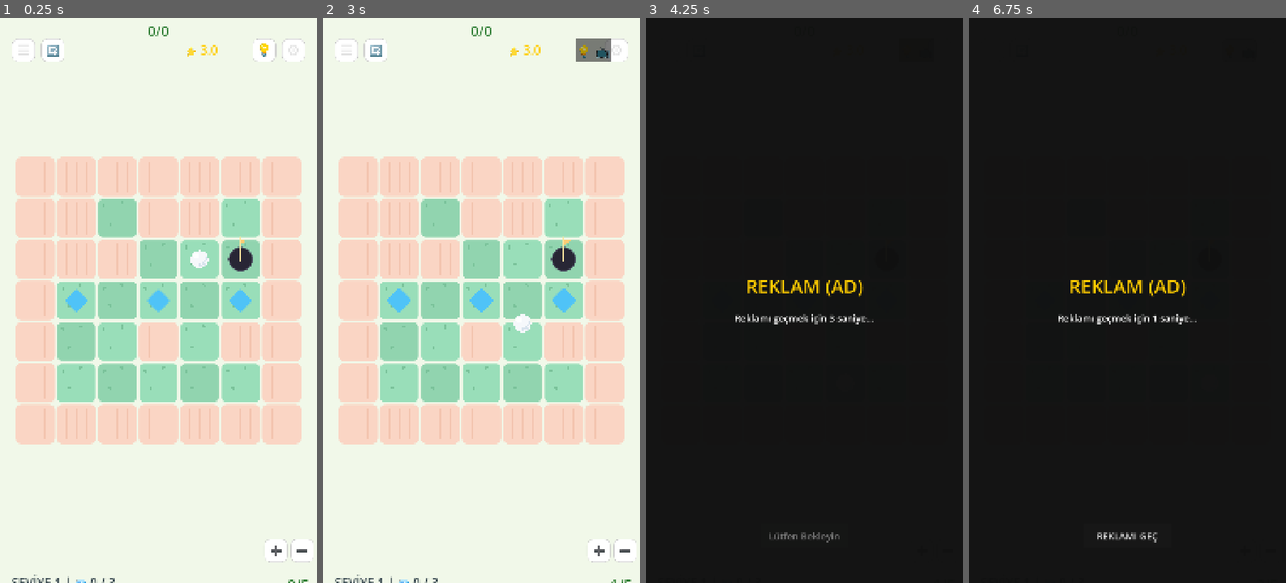
Above: before the commit, frames 1-4 (left to right).
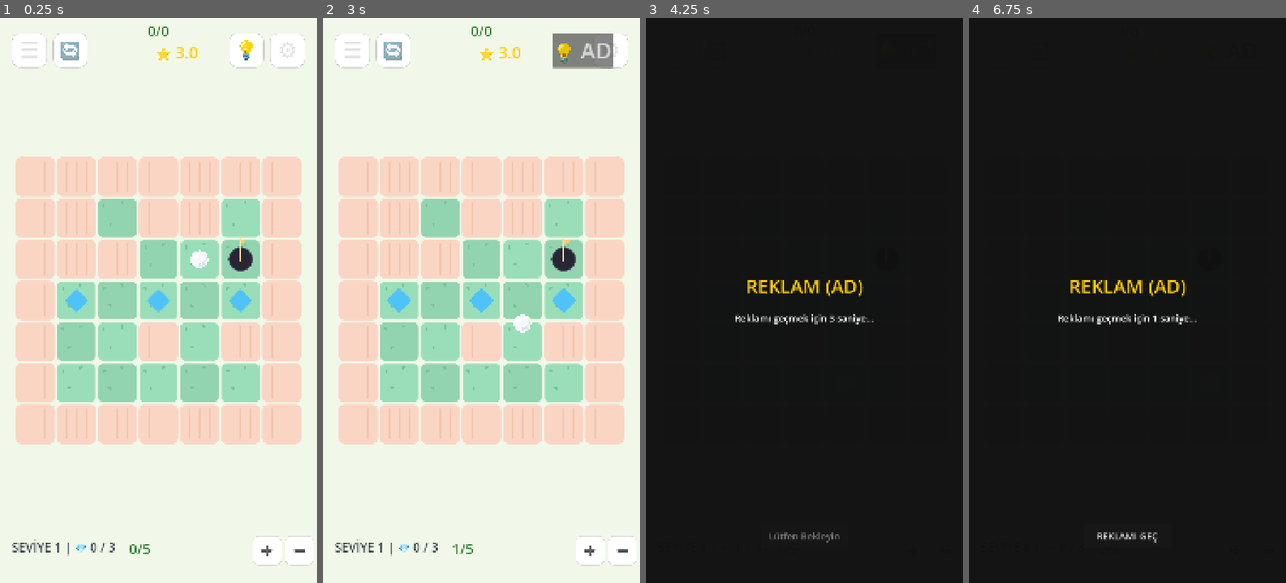
Above: after the commit, the same moments.

Repository: gkesebir/slidegolf
Game: Godot game, scene res://scenes/Main.tscn
The game is run twice, just before and just after one commit, with the same random seed, the same clock (stepped at 60 frames per second) and the same inputs.
Inputs (mouse positions are in pixels of both pictures, inside the frame that each line leads up to):
- Up to frame 1 (0.25 s): no input
- Up to frame 2 (3 s): click "🔄" at 0.5 s; click "☰" at 1.25 s; click "⚙️" at 2 s; click "💡" at 2.75 s
- Up to frame 3 (4.25 s): click "💡 📺" (after the commit: "💡 AD") at 3.5 s
- Up to frame 4 (6.75 s): click "➕" at 4.25 s; click "➖" at 5 s; move the mouse to (1197, 272) at 5.77 s; hold Right (ui_right) 5.78-6.5 s; click (1197, 272) at 5.92 s; tap Enter at 6.5 s; drag from (1064, 328) to (1111, 413) at 6.52 s

The runs differ from the first frame. In frame 1, 1.5% of the frame differs, in the area x 3-99%, y 2-100%; in frame 2, 2.2%; in frame 3, less than 0.1%; in frame 4, less than 0.1%.

Commit message:
fix: victory screen layout, pc zoom, top bar buttons size, ad text, and ghost swipe bug

Diff:
--- a/scripts/Ball.gd
+++ b/scripts/Ball.gd
@@ -54,6 +54,7 @@
 	grid_manager = grid_mgr
 	game_manager = game_mgr
 
+	is_swiping = false
 	crossed_fragile_tiles.clear()
 
 	# Apply standard ball profile directly
@@ -121,6 +122,19 @@
 			cam.zoom += Vector2(zoom_change, zoom_change)
 			cam.zoom = cam.zoom.clamp(Vector2(0.3, 0.3), Vector2(2.0, 2.0))
 		return
+
+	# Mouse wheel zoom
+	if event is InputEventMouseButton:
+		var cam = get_node_or_null("/root/Main/MainCamera")
+		if cam:
+			if event.button_index == MOUSE_BUTTON_WHEEL_UP:
+				cam.zoom += Vector2(0.1, 0.1)
+				cam.zoom = cam.zoom.clamp(Vector2(0.3, 0.3), Vector2(2.0, 2.0))
+				return
+			elif event.button_index == MOUSE_BUTTON_WHEEL_DOWN:
+				cam.zoom -= Vector2(0.1, 0.1)
+				cam.zoom = cam.zoom.clamp(Vector2(0.3, 0.3), Vector2(2.0, 2.0))
+				return
 
 	if event is InputEventMouseButton or event is InputEventScreenTouch:
 		if event.pressed:
--- a/scripts/GameManager.gd
+++ b/scripts/GameManager.gd
@@ -76,16 +76,16 @@
 		diamond_label = Label.new()
 		diamond_label.name = "DiamondLabel"
 		diamond_label.set_anchors_and_offsets_preset(Control.PRESET_CENTER_LEFT)
-		diamond_label.position = Vector2(40, 110 - 30)
+		diamond_label.position = Vector2(40, -40) # Relative to center
 		diamond_label.add_theme_font_size_override("font_size", 42)
 		diamond_label.add_theme_color_override("font_color", Color("37474f"))
 		bottom_bar.add_child(diamond_label)
 
-		# Move Label (moved to BottomBar, created dynamically now)
+		# Move Label (moved to BottomBar)
 		move_label = Label.new()
 		move_label.name = "MoveLabel"
 		move_label.set_anchors_and_offsets_preset(Control.PRESET_CENTER)
-		move_label.position = Vector2(540 - 100, 110 - 30)
+		move_label.position = Vector2(-100, -40) # Relative to center
 		move_label.add_theme_font_size_override("font_size", 48)
 		move_label.add_theme_color_override("font_color", Color("2e7d32"))
 		move_label.horizontal_alignment = HORIZONTAL_ALIGNMENT_CENTER
@@ -102,8 +102,9 @@
 		var zoom_in_btn = Button.new()
 		zoom_in_btn.text = "➕"
 		zoom_in_btn.add_theme_font_size_override("font_size", 40)
-		zoom_in_btn.position = Vector2(1080 - 180, 110 - 40)
-		zoom_in_btn.size = Vector2(80, 80)
+		zoom_in_btn.set_anchors_and_offsets_preset(Control.PRESET_CENTER_RIGHT)
+		zoom_in_btn.position = Vector2(-220, -50)
+		zoom_in_btn.size = Vector2(100, 100)
 		zoom_in_btn.add_theme_stylebox_override("normal", s_style)
 		zoom_in_btn.pressed.connect(_zoom_in)
 		bottom_bar.add_child(zoom_in_btn)
@@ -111,54 +112,61 @@
 		var zoom_out_btn = Button.new()
 		zoom_out_btn.text = "➖"
 		zoom_out_btn.add_theme_font_size_override("font_size", 40)
-		zoom_out_btn.position = Vector2(1080 - 90, 110 - 40)
-		zoom_out_btn.size = Vector2(80, 80)
+		zoom_out_btn.set_anchors_and_offsets_preset(Control.PRESET_CENTER_RIGHT)
+		zoom_out_btn.position = Vector2(-110, -50)
+		zoom_out_btn.size = Vector2(100, 100)
 		zoom_out_btn.add_theme_stylebox_override("normal", s_style)
 		zoom_out_btn.pressed.connect(_zoom_out)
 		bottom_bar.add_child(zoom_out_btn)
 
-		# TopBar Buttons
+		# TopBar Buttons (+50% size: 80x80 -> 120x120)
+		var t_style = s_style.duplicate()
+		t_style.corner_radius_top_left = 30
+		t_style.corner_radius_top_right = 30
+		t_style.corner_radius_bottom_left = 30
+		t_style.corner_radius_bottom_right = 30
+
 		var hamburger_btn = Button.new()
 		hamburger_btn.text = "☰"
-		hamburger_btn.add_theme_font_size_override("font_size", 50)
-		hamburger_btn.position = Vector2(40, 110 - 40)
-		hamburger_btn.size = Vector2(80, 80)
-		hamburger_btn.add_theme_stylebox_override("normal", s_style)
+		hamburger_btn.add_theme_font_size_override("font_size", 75)
+		hamburger_btn.position = Vector2(40, 50)
+		hamburger_btn.size = Vector2(120, 120)
+		hamburger_btn.add_theme_stylebox_override("normal", t_style)
 		hamburger_btn.pressed.connect(_open_level_selection)
 		ui_topbar.add_child(hamburger_btn)
 
 		var restart_top_btn = Button.new()
 		restart_top_btn.text = "🔄"
-		restart_top_btn.add_theme_font_size_override("font_size", 46)
-		restart_top_btn.position = Vector2(140, 110 - 40)
-		restart_top_btn.size = Vector2(80, 80)
-		restart_top_btn.add_theme_stylebox_override("normal", s_style)
+		restart_top_btn.add_theme_font_size_override("font_size", 70)
+		restart_top_btn.position = Vector2(180, 50)
+		restart_top_btn.size = Vector2(120, 120)
+		restart_top_btn.add_theme_stylebox_override("normal", t_style)
 		restart_top_btn.pressed.connect(_on_restart_button_pressed)
 		ui_topbar.add_child(restart_top_btn)
 
 		var settings_btn = Button.new()
 		settings_btn.text = "⚙️"
-		settings_btn.add_theme_font_size_override("font_size", 50)
-		settings_btn.position = Vector2(1080 - 120, 110 - 40)
-		settings_btn.size = Vector2(80, 80)
-		settings_btn.add_theme_stylebox_override("normal", s_style)
+		settings_btn.add_theme_font_size_override("font_size", 75)
+		settings_btn.position = Vector2(1080 - 160, 50)
+		settings_btn.size = Vector2(120, 120)
+		settings_btn.add_theme_stylebox_override("normal", t_style)
 		settings_btn.pressed.connect(_open_settings)
 		ui_topbar.add_child(settings_btn)
 
 		hint_btn = Button.new()
 		hint_btn.text = "💡"
-		hint_btn.add_theme_font_size_override("font_size", 50)
-		hint_btn.position = Vector2(1080 - 220, 110 - 40)
-		hint_btn.size = Vector2(80, 80)
-		hint_btn.add_theme_stylebox_override("normal", s_style)
+		hint_btn.add_theme_font_size_override("font_size", 75)
+		hint_btn.position = Vector2(1080 - 300, 50)
+		hint_btn.size = Vector2(120, 120)
+		hint_btn.add_theme_stylebox_override("normal", t_style)
 		hint_btn.pressed.connect(_on_hint_pressed)
 		ui_topbar.add_child(hint_btn)
 
 		# Star Display Label
 		topbar_stars_label = Label.new()
 		topbar_stars_label.name = "StarLabel"
-		topbar_stars_label.position = Vector2(1080 - 450, 110 - 30)
-		topbar_stars_label.add_theme_font_size_override("font_size", 42)
+		topbar_stars_label.position = Vector2(1080 - 550, 80)
+		topbar_stars_label.add_theme_font_size_override("font_size", 54)
 		topbar_stars_label.add_theme_color_override("font_color", Color(1, 0.8, 0, 1))
 		topbar_stars_label.text = "⭐ 3.0"
 		ui_topbar.add_child(topbar_stars_label)
@@ -229,14 +237,16 @@
 func _on_hint_ad_finished():
 	if hint_btn:
 		hint_btn.text = "💡"
+		hint_btn.add_theme_color_override("font_color", Color("00838f"))
 		hint_btn.modulate = Color(1.0, 1.0, 1.0)
 	_grant_hint()
 
 func _grant_hint():
 	hints_used += 1
 	if hint_btn and hints_used >= 1:
-		hint_btn.text = "💡 📺"
-		hint_btn.modulate = Color(0.7, 0.7, 0.7) # Dim to indicate Ad required
+		hint_btn.text = "💡 AD"
+		hint_btn.add_theme_color_override("font_color", Color("e53935"))
+		hint_btn.modulate = Color(0.9, 0.9, 0.9) # Slightly dim to indicate Ad required
 
 	var HintSolver = load("res://scripts/HintSolver.gd").new()
 	var best_dir = HintSolver.get_best_move(grid_manager, ball.grid_position, diamonds_collected, total_diamonds)
@@ -302,6 +312,7 @@
 
 	if hint_btn:
 		hint_btn.text = "💡"
+		hint_btn.add_theme_color_override("font_color", Color("00838f"))
 		hint_btn.modulate = Color(1.0, 1.0, 1.0)
 
 	total_diamonds = count_diamonds_in_grid()
@@ -336,6 +347,7 @@
 
 	if hint_btn:
 		hint_btn.text = "💡"
+		hint_btn.add_theme_color_override("font_color", Color("00838f"))
 		hint_btn.modulate = Color(1.0, 1.0, 1.0)
 
 	total_diamonds = count_diamonds_in_grid()
@@ -422,29 +434,38 @@
 	if victory_screen:
 		victory_screen.show()
 
+		var panel = victory_screen.get_node_or_null("Panel")
+		if panel:
+			panel.size = Vector2(900, 750)
+			panel.set_anchors_and_offsets_preset(Control.PRESET_CENTER)
+			panel.position = Vector2(-450, -375)
+
 		var title_label = victory_screen.get_node_or_null("Panel/VictoryLabel")
 		if title_label:
 			title_label.text = "BÖLÜM GEÇİLDİ!"
 			title_label.add_theme_color_override("font_color", Color("00e676"))
+			title_label.position.y = 80
+			title_label.add_theme_font_size_override("font_size", 70)
 
 		var info_label = victory_screen.get_node_or_null("Panel/InfoLabel")
 		if info_label:
 			info_label.text = "Tebrikler!\nHamle: %d / %d" % [current_moves, target_moves]
+			info_label.position.y = 200
+			info_label.add_theme_font_size_override("font_size", 42)
 
 		var stars_label = victory_screen.get_node_or_null("Panel/StarsLabel")
 		if not stars_label:
 			stars_label = Label.new()
 			stars_label.name = "StarsLabel"
-			stars_label.add_theme_font_size_override("font_size", 80)
+			stars_label.add_theme_font_size_override("font_size", 120)
 			stars_label.add_theme_color_override("font_color", Color(1, 0.8, 0, 1))
 			stars_label.set_anchors_and_offsets_preset(Control.PRESET_CENTER)
-			stars_label.position.y -= 50
 			stars_label.horizontal_alignment = HORIZONTAL_ALIGNMENT_CENTER
-			var panel = victory_screen.get_node_or_null("Panel")
 			if panel:
 				panel.add_child(stars_label)
 
 		if stars_label:
+			stars_label.position.y = 80
 			var stars = get_current_stars()
 			var star_text = ""
 			for i in range(floor(stars)):
@@ -460,7 +481,6 @@
 			stween.tween_property(stars_label, "scale", Vector2.ONE * 1.5, 0.3).set_trans(Tween.TRANS_BACK).set_ease(Tween.EASE_OUT).set_delay(0.2)
 			stween.tween_property(stars_label, "scale", Vector2.ONE, 0.2).set_trans(Tween.TRANS_SINE).set_ease(Tween.EASE_IN_OUT)
 
-		var panel = victory_screen.get_node_or_null("Panel")
 		if panel:
 			panel.scale = Vector2.ZERO
 			panel.pivot_offset = panel.size / 2.0
@@ -470,6 +490,7 @@
 		if restart_button:
 			restart_button.text = "SONRAKİ BÖLÜM"
 			restart_button.add_theme_color_override("font_color", Color("00b0ff"))
+			restart_button.position.y = 560
 
 func check_and_show_ad():
 	var current_time = Time.get_ticks_msec()
Not shown, added: scripts/NotificationManager.gd.uid
